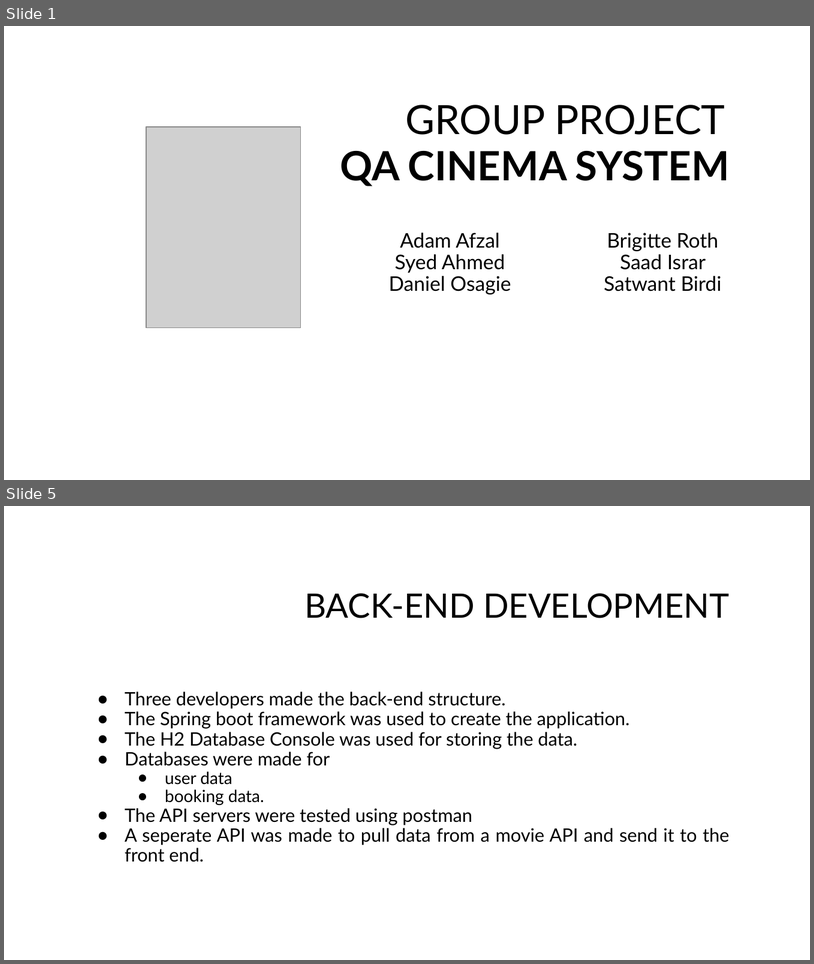
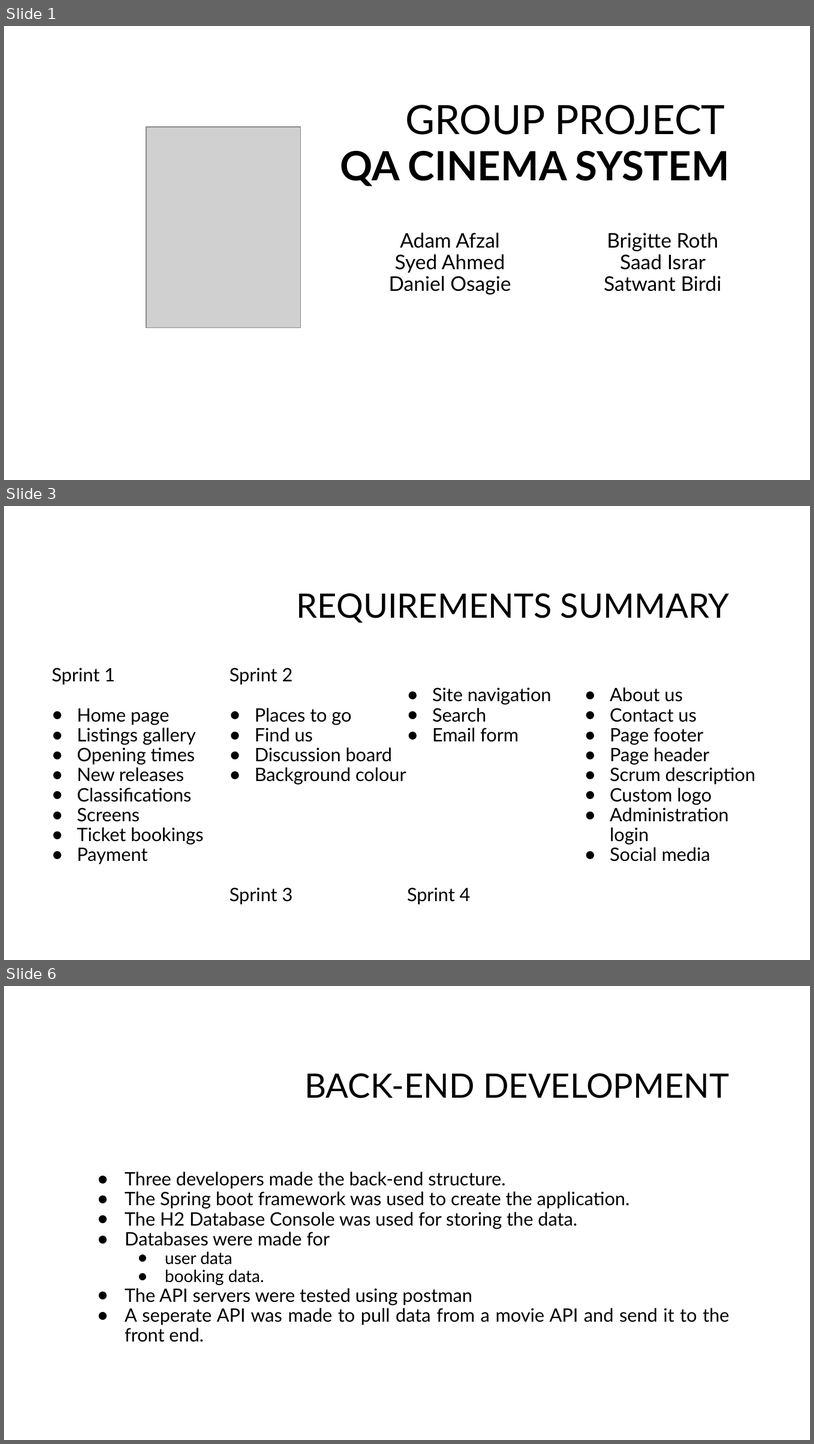
Before and after one commit to ssb91/Week_10-11_project, a slide deck: group project/Group Project QA Cinema System.pptx. Shown one above the other, each under a label of ours: slides 1 and 5 before the commit, slides 1, 3 and 6 after it; the slides between them are not shown. The pictures are 814x964 and 814x1444 pixels, drawn with LibreOffice and Linux fonts; fonts in the diff are those of the drawing; grey boxes stand for pictures; background and template pictures are left out. Boxes give left, top, right and bottom in pixels: in the first picture for what was removed or moved away, otherwise in the second. Text is boxed around its words. In the diff, an @@ line names an element or a change of style, - is before the commit and + after.

Commit message:
Add files via upload
update to include requirements summary

```diff
--- a/group project/Group Project QA Cinema System.pptx
+++ b/group project/Group Project QA Cinema System.pptx
@@ slide 3 added at box(4, 506, 810, 960), background #FFFFFF @@
@@ title added at box(297, 593, 730, 623), 30 pt, text #000000 @@
+REQUIREMENTS SUMMARY
@@ text added at box(52, 667, 756, 904), 16.5 pt, text #000000 @@
+Sprint 1
+● Home page
+● Listings gallery
+● Opening times
+● New releases
+● Classifications
+● Screens
+● Ticket bookings
+● Payment
+Sprint 2
+● Places to go
+● Find us
+● Discussion board
+● Background colour
+Sprint 3
+● Site navigation
+● Search
+● Email form
+Sprint 4
+● About us
+● Contact us
+● Page footer
+● Page header
+● Scrum description
+● Custom logo
+● Administration login
+● Social media
@@ what was slide 5 is now slide 6 @@
```
Also in this commit, not shown: 2 slides changed.
